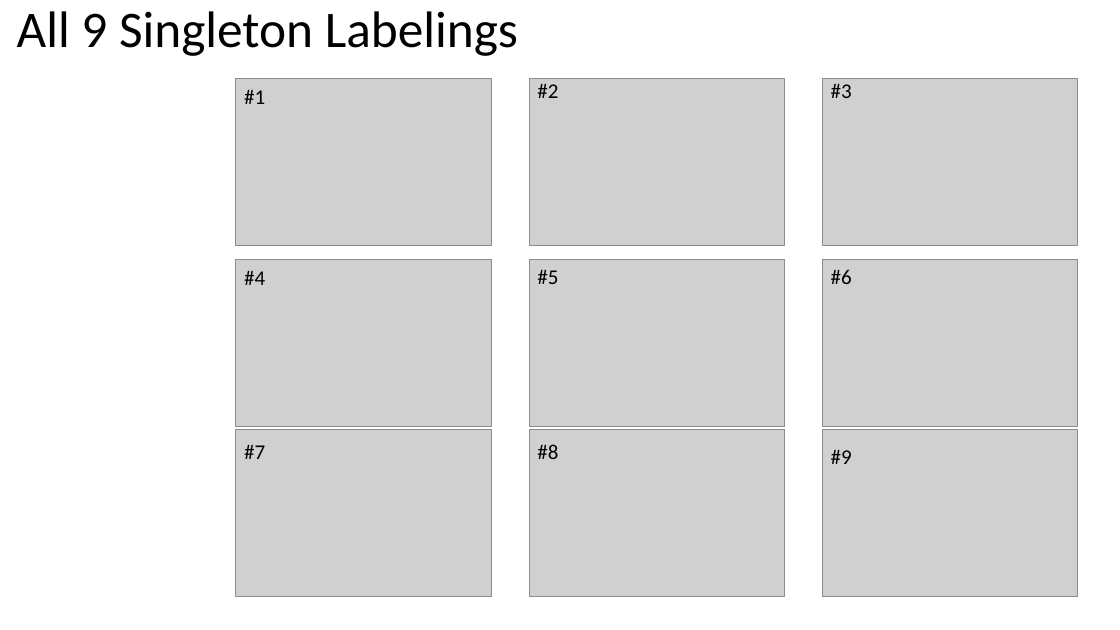
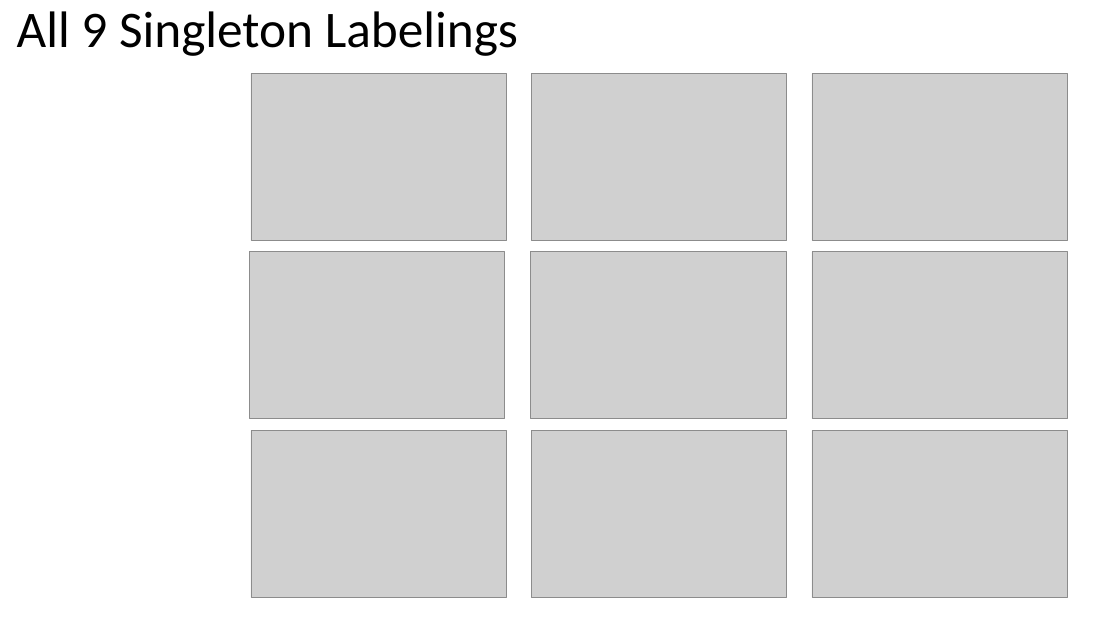
Before and after one commit to alreich/qualreas, a slide deck: slide 15 of Misc/wikipedia_rcc8_figure.pptx. Drawn at 1120x630 pixels with LibreOffice and Linux fonts; fonts in the diff are those of the drawing; grey boxes stand for pictures. Boxes give left, top, right and bottom in pixels: in the first picture for what was removed or moved away, otherwise in the second. Text is boxed around its words. In the diff, an @@ line names an element or a change of style, - is before the commit and + after.

Commit message:
Reworked figs for each singleton labeling

```diff
--- a/Misc/wikipedia_rcc8_figure.pptx
+++ b/Misc/wikipedia_rcc8_figure.pptx
@@ picture: place and size @@
-picture at <box>236,78,492,245</box>
+picture at <box>251,74,507,241</box>
@@ picture: place and size @@
-picture at <box>529,78,785,245</box>
+picture at <box>532,74,787,241</box>
@@ text removed at <box>537,84,558,98</box> @@
-#2
@@ picture: place and size @@
-picture at <box>823,78,1078,245</box>
+picture at <box>812,74,1068,241</box>
@@ text removed at <box>831,84,852,98</box> @@
-#3
@@ text removed at <box>244,90,265,104</box> @@
-#1
@@ picture: place and size @@
-picture at <box>236,260,492,427</box>
+picture at <box>250,252,505,419</box>
@@ picture: place and size @@
-picture at <box>529,260,785,427</box>
+picture at <box>531,252,786,419</box>
@@ picture: place and size @@
-picture at <box>823,260,1078,427</box>
+picture at <box>812,252,1068,419</box>
@@ text removed at <box>244,271,265,285</box> @@
-#4
@@ text removed at <box>537,270,558,284</box> @@
-#5
@@ text removed at <box>831,270,852,284</box> @@
-#6
@@ text removed at <box>244,445,265,459</box> @@
-#7
@@ picture: place and size @@
-picture at <box>236,429,492,597</box>
+picture at <box>251,431,507,598</box>
@@ text removed at <box>537,444,558,459</box> @@
-#8
@@ picture: place and size @@
-picture at <box>823,429,1078,597</box>
+picture at <box>812,431,1068,598</box>
@@ text removed at <box>831,450,852,464</box> @@
-#9
```
Also in this commit, not shown: 9 other slides changed, 10 other files.
